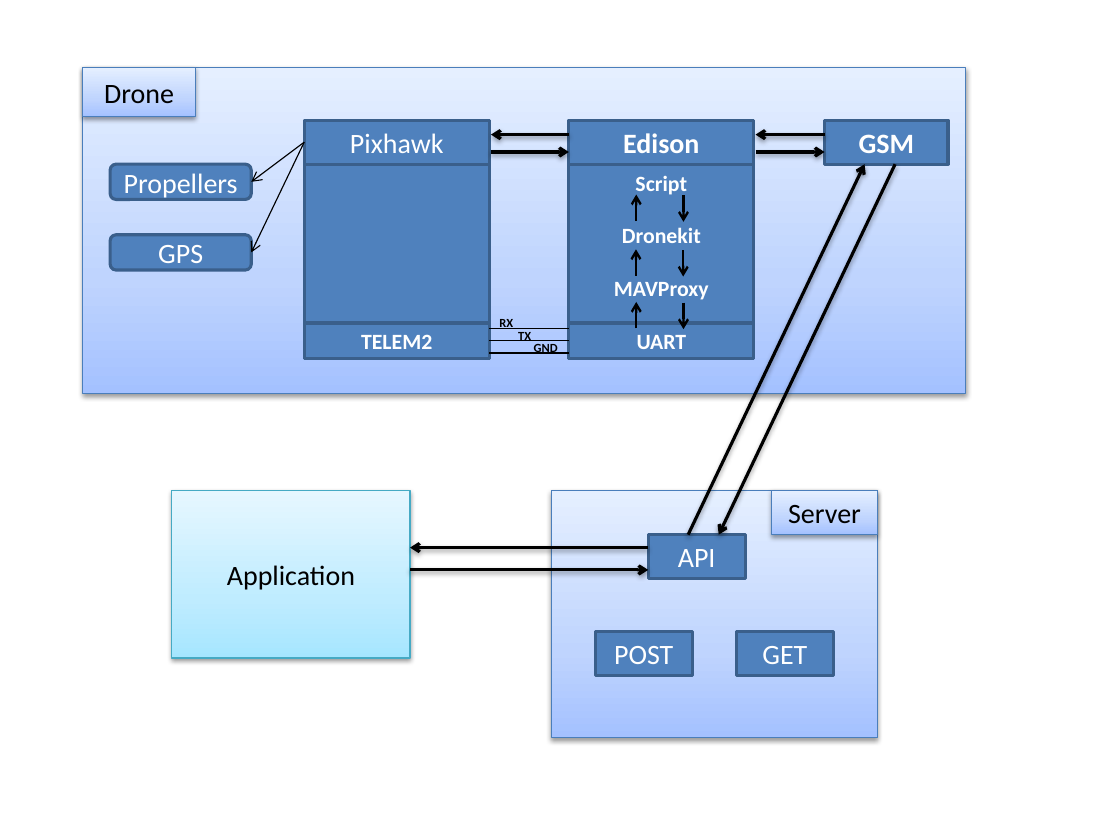
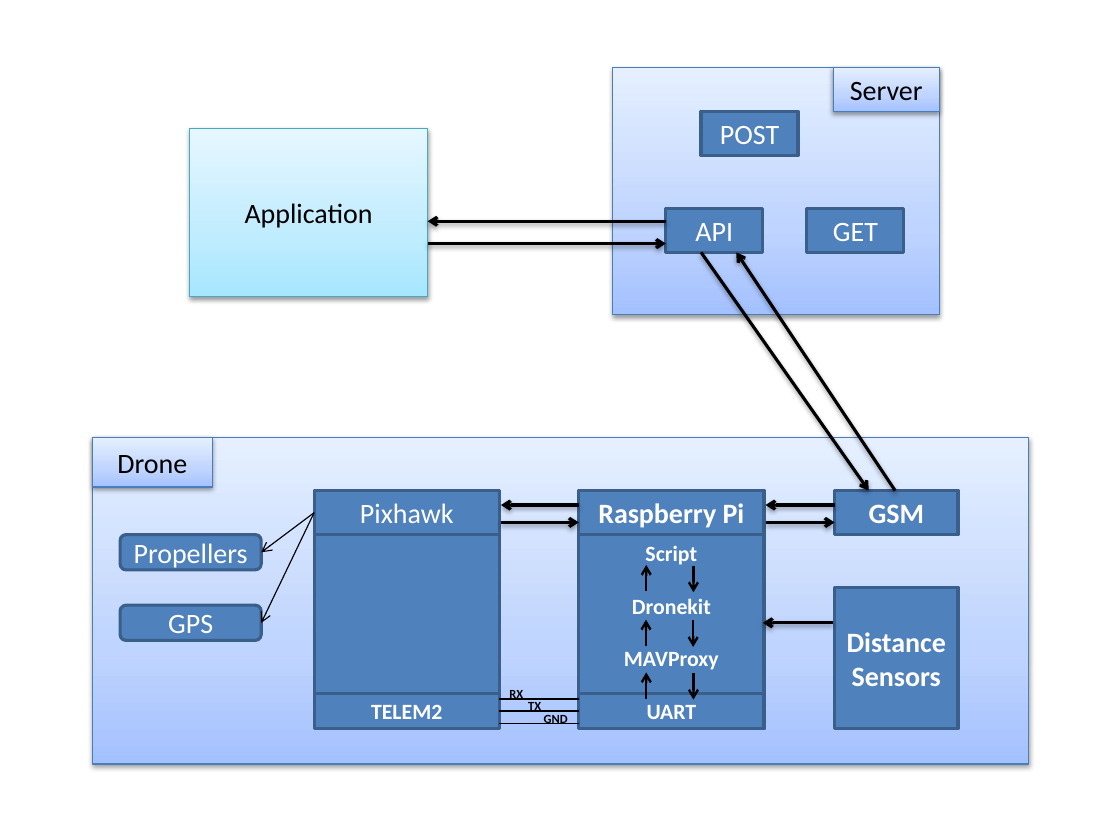
Before and after one commit to ben-nakash/Drones-Obstacle-Avoidance-System, a slide deck: slide 1 of Diagrams/תרשים מערכת.pptx. Drawn at 1120x840 pixels with LibreOffice and Linux fonts; fonts in the diff are those of the drawing. Boxes give left, top, right and bottom in pixels: in the first picture for what was removed or moved away, otherwise in the second. Text is boxed around its words. In the diff, an @@ line names an element or a change of style, - is before the commit and + after.

```diff
--- a/Diagrams/תרשים מערכת.pptx
+++ b/Diagrams/תרשים מערכת.pptx
@@ rectangle added at box(613, 67, 939, 314), fill gradient #A4C4FF to #BFD4FF to #E6EEFF, outline #4B7EBC 0.75 pt @@
@@ rectangle "Server": place and size @@
-rectangle "Server" at box(772, 491, 877, 534)
+rectangle "Server" at box(833, 67, 939, 111)
@@ rectangle "POST": place and size @@
-rectangle "POST" at box(595, 632, 692, 675)
+rectangle "POST" at box(701, 111, 799, 155)
@@ rectangle "Application": place and size @@
-rectangle "Application" at box(172, 491, 411, 659)
+rectangle "Application" at box(189, 129, 428, 297)
@@ rectangle removed at box(305, 120, 489, 358) @@
@@ rectangle removed at box(569, 120, 754, 164) @@
-Edison
@@ rectangle "API": place and size @@
-rectangle "API" at box(648, 534, 746, 578)
+rectangle "API" at box(665, 208, 763, 252)
@@ rectangle "GET": place and size @@
-rectangle "GET" at box(736, 632, 833, 675)
+rectangle "GET" at box(806, 208, 904, 252)
@@ arrow moved from (491, 152) - (569, 152) to (665, 222) - (428, 222) @@
@@ arrow added from (428, 244) to (665, 244), #000000 2 pt @@
@@ arrow moved from (688, 534) - (865, 165) to (701, 252) - (869, 491) @@
@@ arrow moved from (895, 165) - (719, 534) to (895, 491) - (736, 252) @@
@@ rectangle "Drone": place and size @@
-rectangle "Drone" at box(83, 67, 196, 116)
+rectangle "Drone" at box(93, 438, 213, 487)
@@ rectangle: place and size @@
-rectangle at box(83, 67, 967, 393)
+rectangle at box(93, 438, 1029, 764)
@@ rectangle: place and size @@
-rectangle at box(569, 120, 754, 358)
+rectangle at box(315, 491, 500, 729)
@@ arrow moved from (410, 570) - (648, 570) to (579, 505) - (501, 505) @@
@@ rectangle: place and size @@
-rectangle at box(551, 491, 877, 737)
+rectangle at box(579, 491, 764, 729)
@@ rectangle at box(579, 491, 764, 729): fill gradient #A4C4FF to #BFD4FF to #E6EEFF to #4F81BD; outline #4B7EBC 0.75 pt to #3A5F8C 2 pt; shadow off @@
@@ rectangle added at box(579, 491, 764, 534), fill #4F81BD, outline #3A5F8C 2 pt, 18 pt, text #FFFFFF, bold @@
+Raspberry Pi
@@ 4 rectangles, 4 texts, 4 arrows, 3 lines, 2 rounded rectangles: place and size @@
-4 rectangles, 4 texts, 4 arrows, 3 lines, 2 rounded rectangles at box(110, 120, 948, 357)
+4 rectangles, 4 texts, 4 arrows, 3 lines, 2 rounded rectangles at box(120, 491, 958, 728)
@@ arrow moved from (648, 548) - (410, 548) to (501, 522) - (579, 522) @@
@@ arrow moved from (683, 195) - (683, 222) to (646, 591) - (646, 564) @@
@@ arrow moved from (683, 250) - (683, 277) to (693, 566) - (693, 592) @@
@@ rectangle added at box(834, 588, 958, 729), fill #4F81BD, outline #3A5F8C 2 pt, 18 pt, text #FFFFFF, bold @@
+Distance
+Sensors
@@ arrow moved from (636, 221) - (636, 195) to (646, 646) - (646, 619) @@
@@ arrow moved from (636, 328) - (636, 302) to (693, 620) - (693, 647) @@
@@ arrow moved from (569, 134) - (491, 134) to (833, 623) - (763, 623) @@
@@ arrow moved from (683, 302) - (683, 329) to (646, 699) - (646, 672) @@
@@ arrow moved from (636, 276) - (636, 250) to (693, 673) - (693, 700) @@
```
Also in this commit, not shown: 22 other files.
